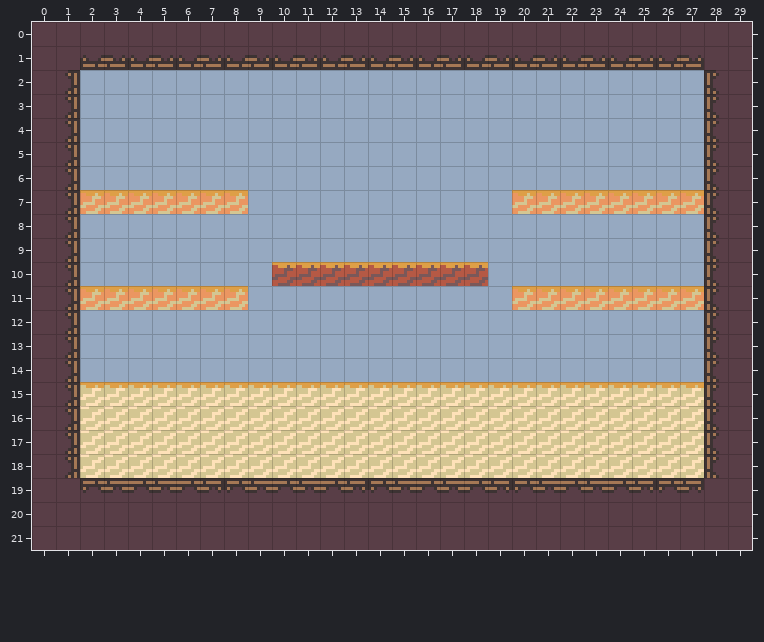
A Tiled map gets an edit: tiled/levels/town_big_hat.tmx. The first picture shows the starting point.
Cells are 8x8 px. Shown: x 0..29, y 0..21.
And afterwards:
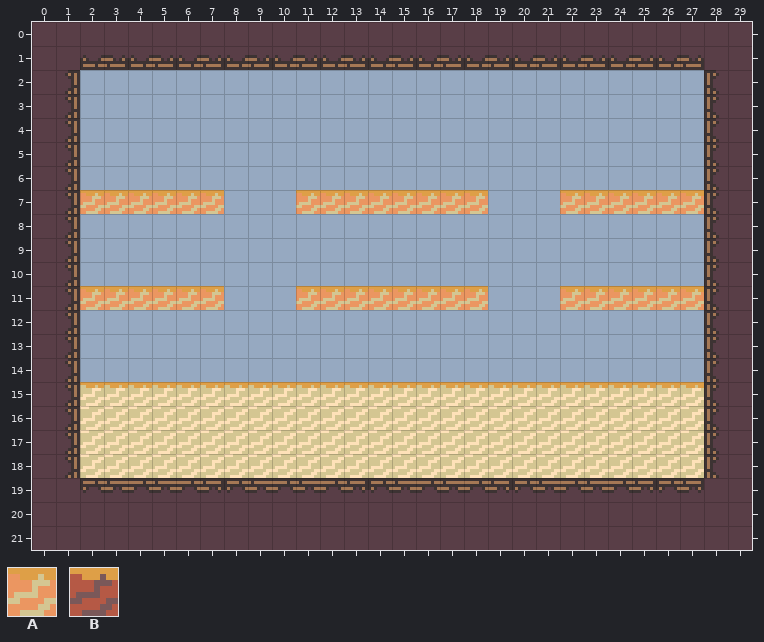
Key: from "CowboyTilemap": A 725 "onewaywall", B 729 "onewaywall".
_ is an empty cell, . an unchanged one.
Message: hat does shit now
The edit:
--- layer "Collision"
@@ x 8..21 @@
- 7 A..________.AA
+ 7 _..AAAAAAAA.__
@@ x 8..21 @@
-10 ..BBBBBBBBB...
-11 A..________.AA
+10 .._________...
+11 _..AAAAAAAA.__
Boxes around the changes in both pictures, in picture pixels (x1, y1, x2, y2):
removed: (224, 190, 248, 214)
added: (296, 190, 488, 214)
removed: (512, 190, 560, 214)
changed: (272, 262, 488, 310)
removed: (224, 286, 248, 310)
removed: (512, 286, 560, 310)
